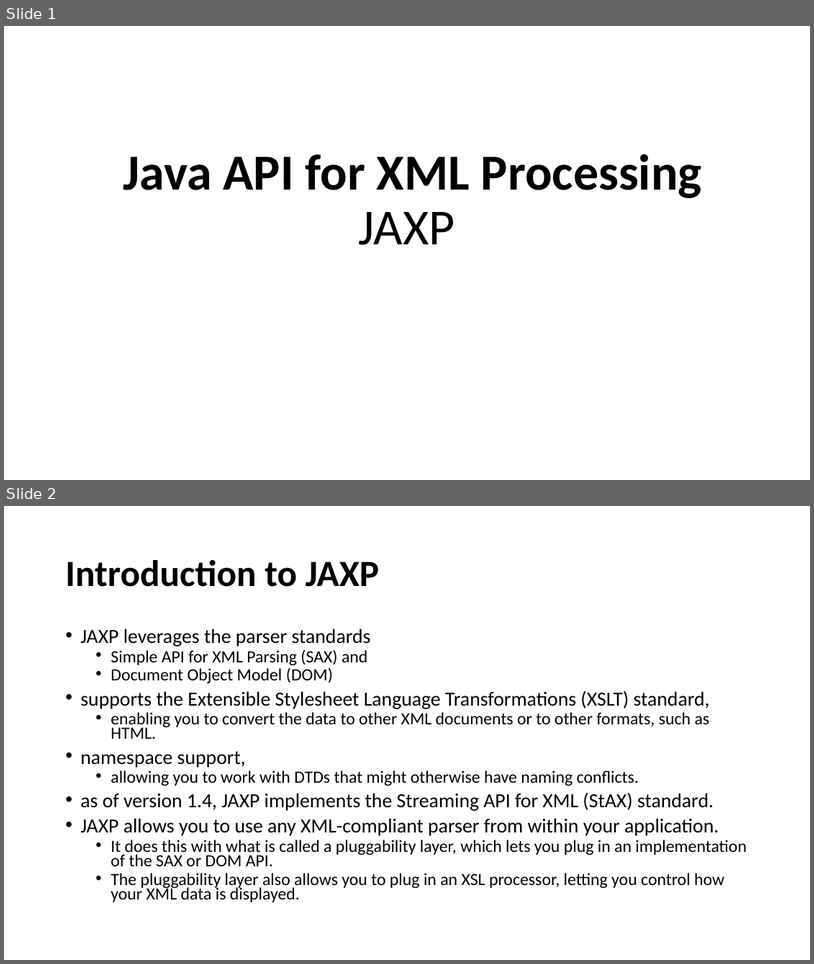
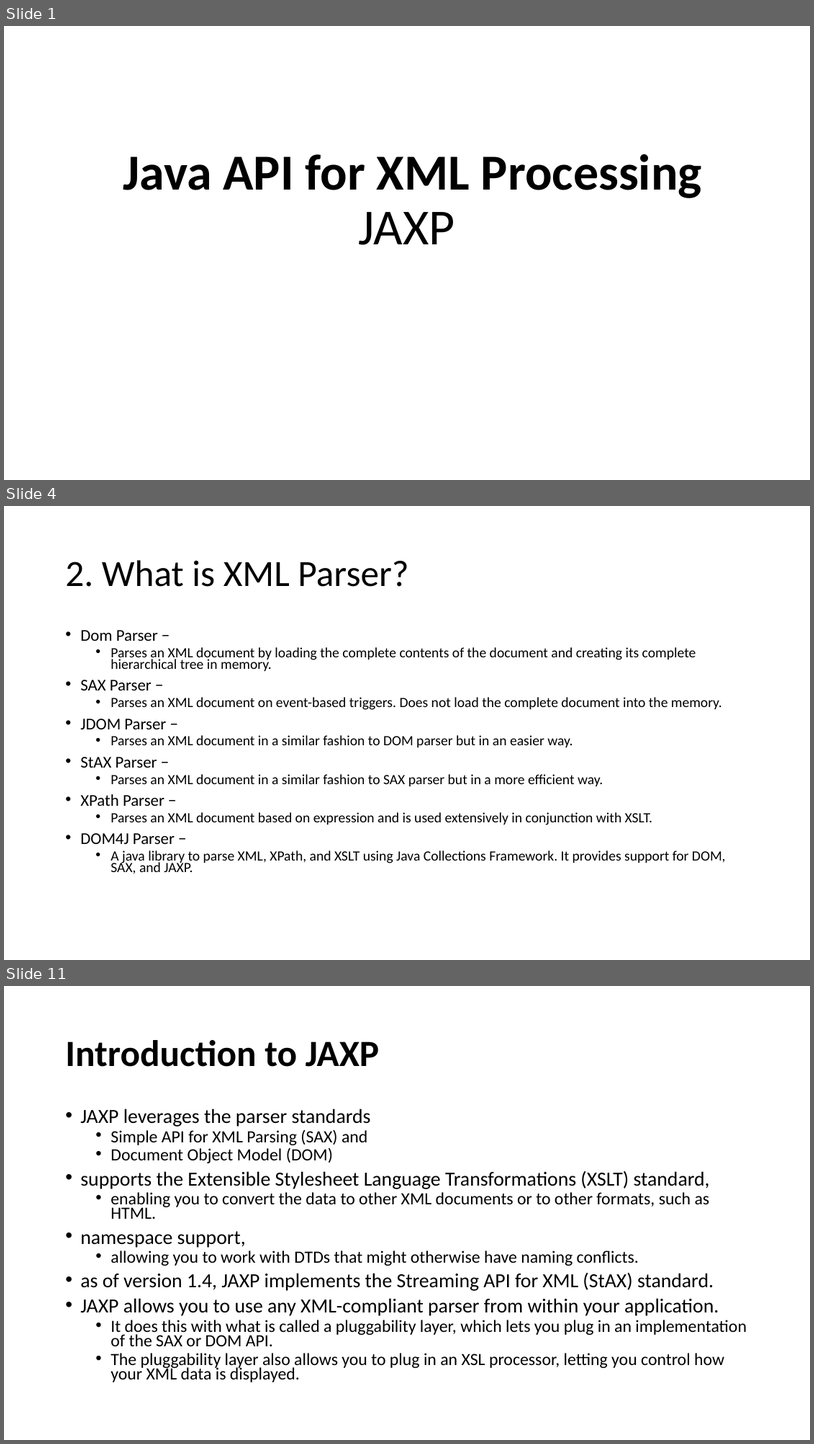
Before and after one commit to lawren43/mytest-repo, a slide deck: java-xml-tutorial/doc/20190608-JAXP-v2.pptx. Shown one above the other, each under a label of ours: slides 1 and 2 before the commit, slides 1, 4 and 11 after it; the slides between them are not shown. The pictures are 814x964 and 814x1444 pixels, drawn with LibreOffice and Linux fonts; fonts in the diff are those of the drawing. Boxes give left, top, right and bottom in pixels: in the first picture for what was removed or moved away, otherwise in the second. Text is boxed around its words. In the diff, an @@ line names an element or a change of style, - is before the commit and + after.

Commit message:
jdom test

```diff
--- a/java-xml-tutorial/doc/20190608-JAXP-v2.pptx
+++ b/java-xml-tutorial/doc/20190608-JAXP-v2.pptx
@@ slide 4 added at bbox=[4, 506, 810, 960], background #FFFFFF @@
@@ title added at bbox=[65, 560, 409, 587], 44 pt, text #000000 @@
+2. What is XML Parser?
@@ text added at bbox=[80, 630, 726, 874], 16.8 pt, text #000000 @@
+• Dom Parser −
+  • Parses an XML document by loading the complete contents of the document and creating its complete hierarchical tree in memory.
+• SAX Parser −
+  • Parses an XML document on event-based triggers. Does not load the complete document into the memory.
+• JDOM Parser −
+  • Parses an XML document in a similar fashion to DOM parser but in an easier way.
+• StAX Parser −
+  • Parses an XML document in a similar fashion to SAX parser but in a more efficient way.
+• XPath Parser −
+  • Parses an XML document based on expression and is used extensively in conjunction with XSLT.
+• DOM4J Parser −
+  • A java library to parse XML, XPath, and XSLT using Java Collections Framework. It provides support for DOM, SAX, and JAXP.
@@ what was slide 2 is now slide 11 @@
```
Also in this commit, not shown: 1 slide changed, 8 other slides added, 3 other files.
